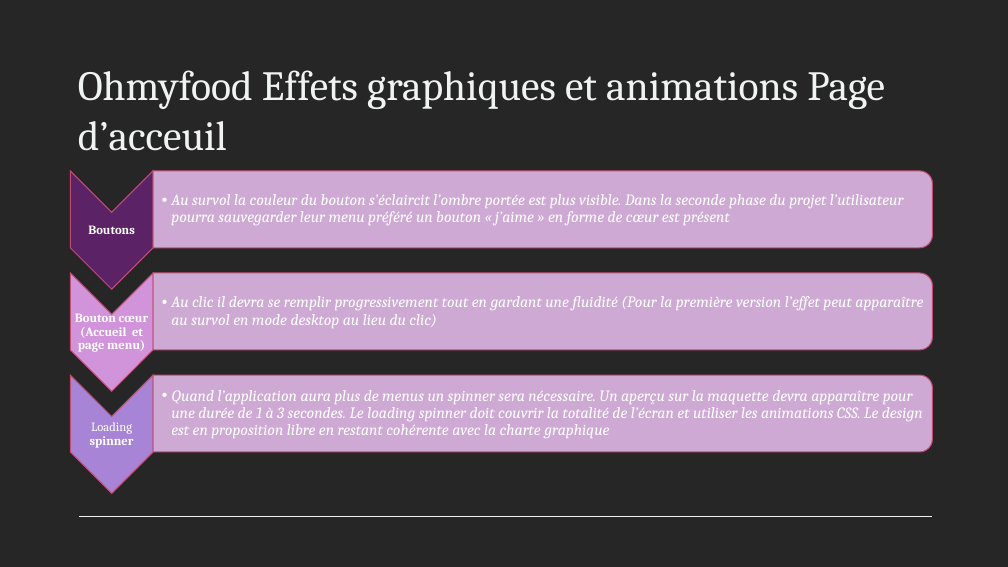
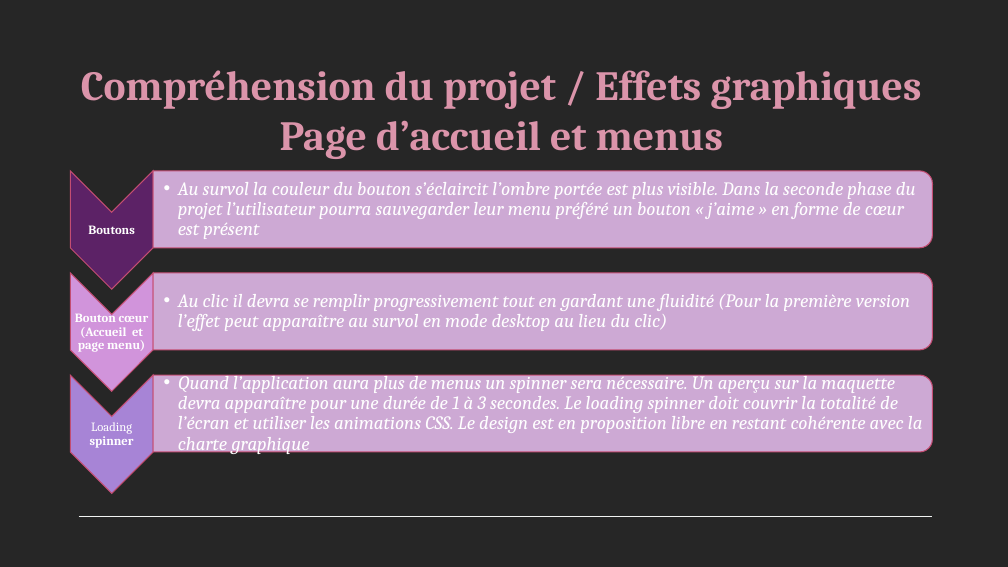
Before and after one commit to AlainBurwicz/Projet3ohmyfood, a slide deck: slide 10 of ohmyfood.pptx (slide 13 before the commit). Drawn at 1008x567 pixels with LibreOffice and Linux fonts; fonts in the diff are those of the drawing. Boxes give left, top, right and bottom in pixels: in the first picture for what was removed or moved away, otherwise in the second. Text is boxed around its words. In the diff, an @@ line names an element or a change of style, - is before the commit and + after.

```diff
--- a/ohmyfood.pptx
+++ b/ohmyfood.pptx
@@ title at (x1=81, y1=70, x2=922, y2=159): text changed; text colour #F0F3F2 to #DB94AA; bold on @@
-Ohmyfood Effets graphiques et animations Page d’acceuil
+Compréhension du projet / Effets graphiques Page d’accueil et menus
@@ size 15 to 18 pt; indent changed in 3 elements at (x1=178, y1=182, x2=916, y2=239), (x1=178, y1=294, x2=910, y2=331), (x1=178, y1=371, x2=923, y2=455) @@
```
Also in this commit, not shown: 5 other slides changed, 4 slides added, 7 slides removed, 5 other files.
